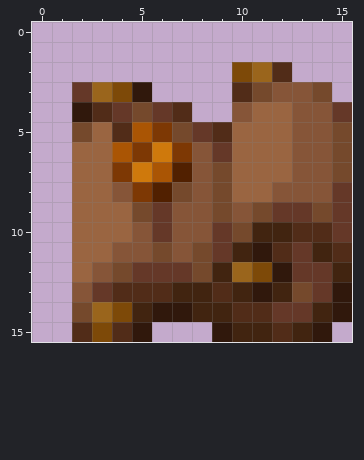
File history of a pixel-art sprite, icons/i_6_treasure_e.png. Above, as it was before the edit.
The file is 16x16 pixels.
And afterwards:
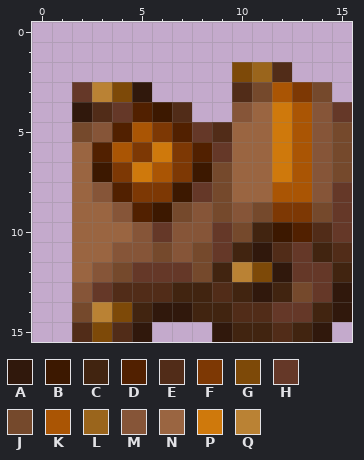
Palette (. is transparent): A #30180c  B #3c1800  C #412410  D #512000  E #512c18  F #7d3804  G #7d4908  H #653828  J #75492c  K #aa5504  L #9a651c  M #865538  N #9a6541  P #cf790c  Q #ba8234
The edit:
y 3: x 3 L -> Q; x 12..13 MM -> KF
y 4: x 5..6 JH -> DB; x 12..13 NM -> PK
y 5: x 3..4 NE -> MD; x 7 J -> D; x 12..13 NM -> PK
y 6: x 3 N -> D; x 8 M -> D; x 12..13 NM -> PK
y 7: x 3 N -> B; x 7..8 DM -> FB; x 12..13 NM -> PK
y 8: x 3..4 NM -> MD; x 6..8 DJM -> FBH; x 12..13 MM -> KK
y 9: x 4..7 NJHM -> MDBJ; x 12..13 HH -> FF
y 10: x 12..13 CE -> BD
y 12: x 10 L -> Q
y 14: x 3 L -> Q
Where, in picture pixels (left, top, right, bottom), the same in both pictures:
changed: (92, 82, 312, 322)
